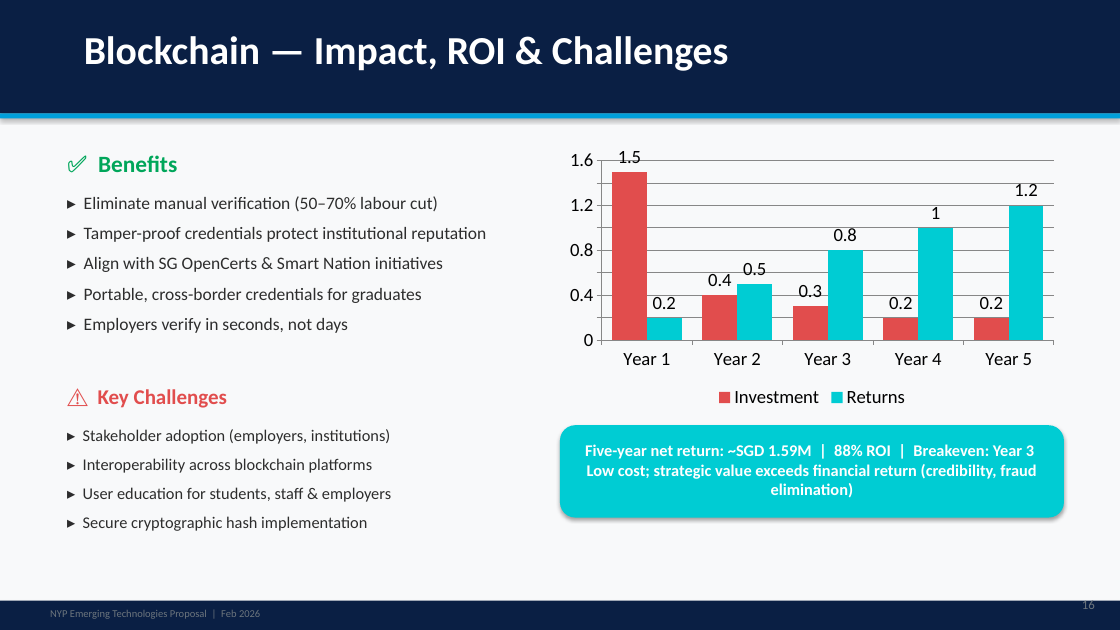
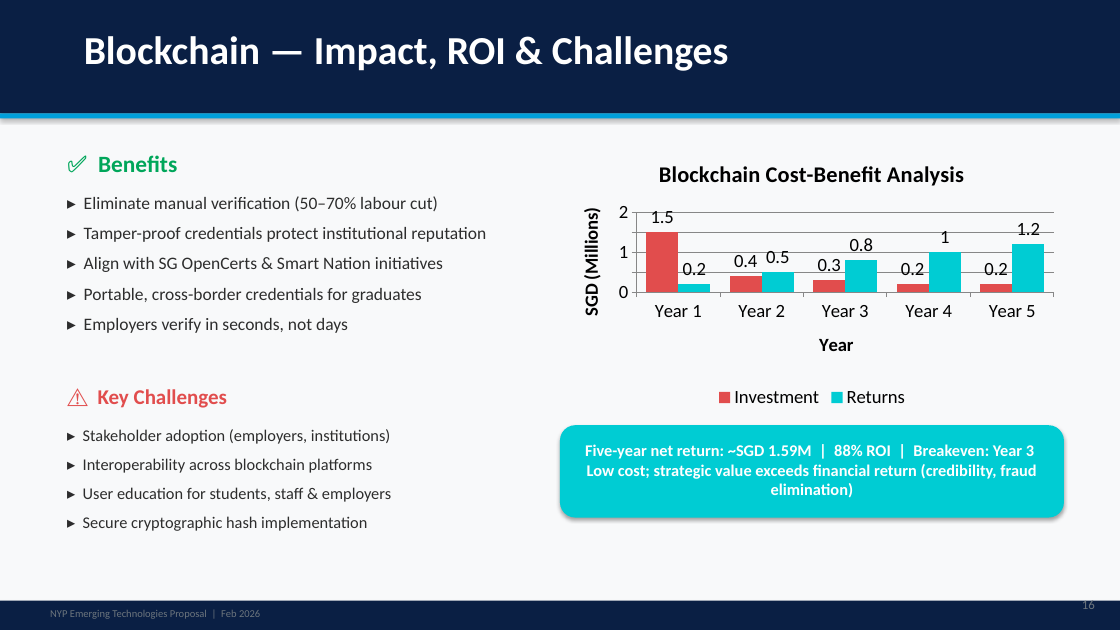
Before and after one commit to alanpaul1382-sketch/cc, a slide deck: slide 16 of Slides.pptx. Drawn at 1120x630 pixels with LibreOffice and Linux fonts; fonts in the diff are those of the drawing. Boxes give left, top, right and bottom in pixels: in the first picture for what was removed or moved away, otherwise in the second. Text is boxed around its words. In the diff, an @@ line names an element or a change of style, - is before the commit and + after.

```diff
--- a/Slides.pptx
+++ b/Slides.pptx
@@ column chart at (560,144,1065,413) @@
@@ title "Blockchain Cost-Benefit Analysis" added @@
@@ category axis title "" to "Year" @@
@@ value axis title "" to "SGD (Millions)" @@
```
Also in this commit, not shown: 4 other slides changed, 1 other file.
